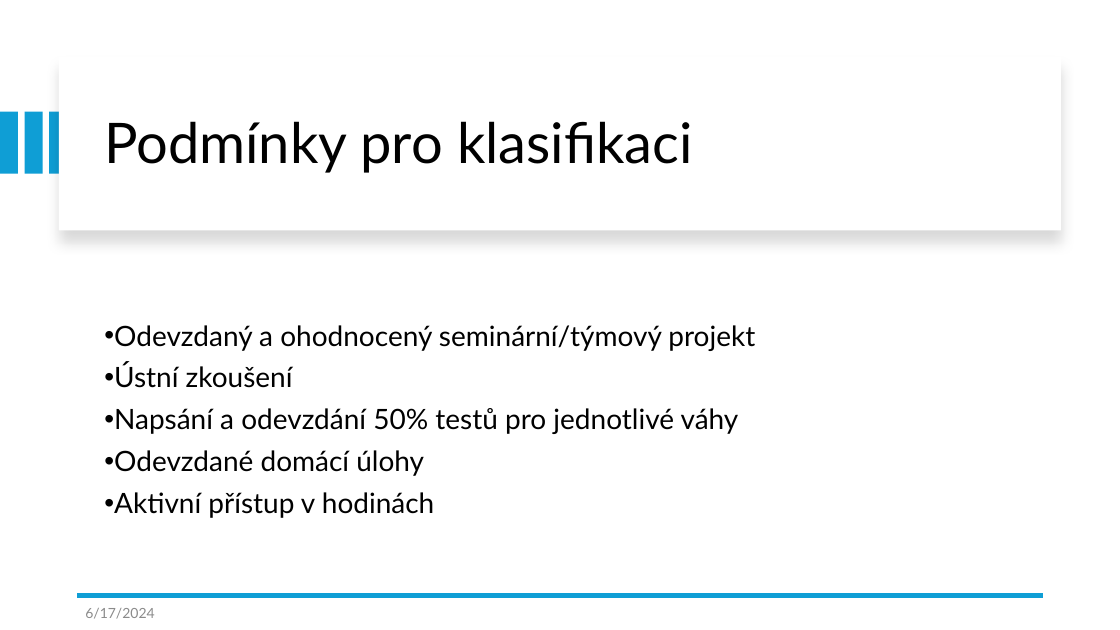
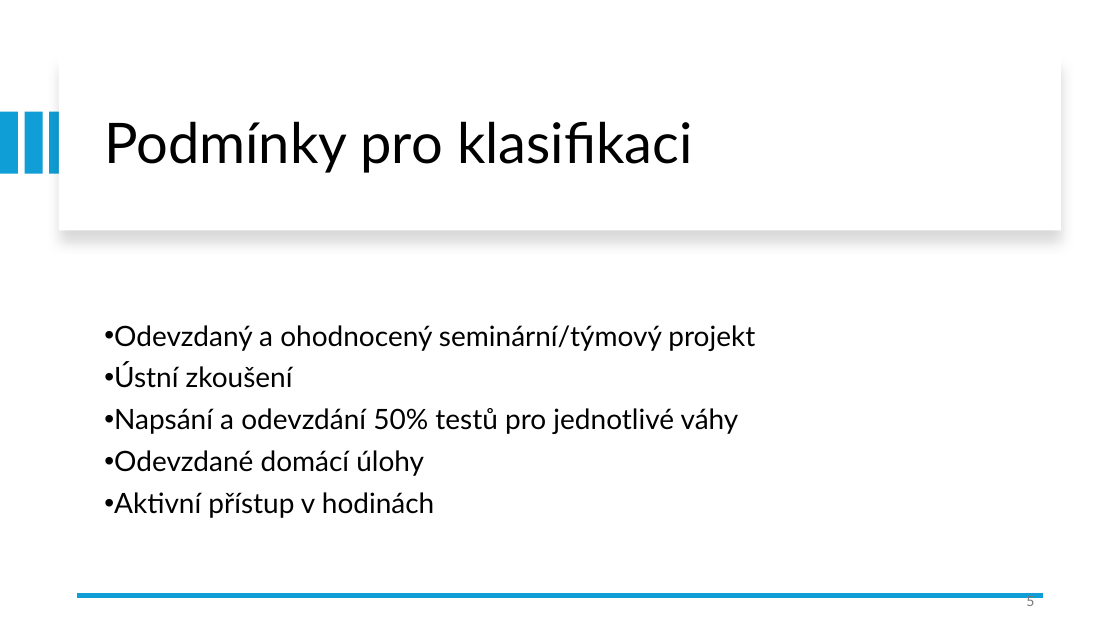
Before and after one commit to dawissl/hradebni, a slide deck: slide 5 of Prezentace/1. ročník/PGM_00_uvodni_hodina.pptx. Drawn at 1120x630 pixels with LibreOffice and Linux fonts; fonts in the diff are those of the drawing. Boxes give left, top, right and bottom in pixels: in the first picture for what was removed or moved away, otherwise in the second. Text is boxed around its words. In the diff, an @@ line names an element or a change of style, - is before the commit and + after.

```diff
--- a/Prezentace/1. ročník/PGM_00_uvodni_hodina.pptx
+++ b/Prezentace/1. ročník/PGM_00_uvodni_hodina.pptx
@@ page number added at (x1=1026, y1=593, x2=1034, y2=606), 12 pt, text #797979 @@
+5
@@ text removed at (x1=85, y1=608, x2=154, y2=619) @@
-6/17/2024
```
Also in this commit, not shown: 9 other slides changed, 6 other files.
